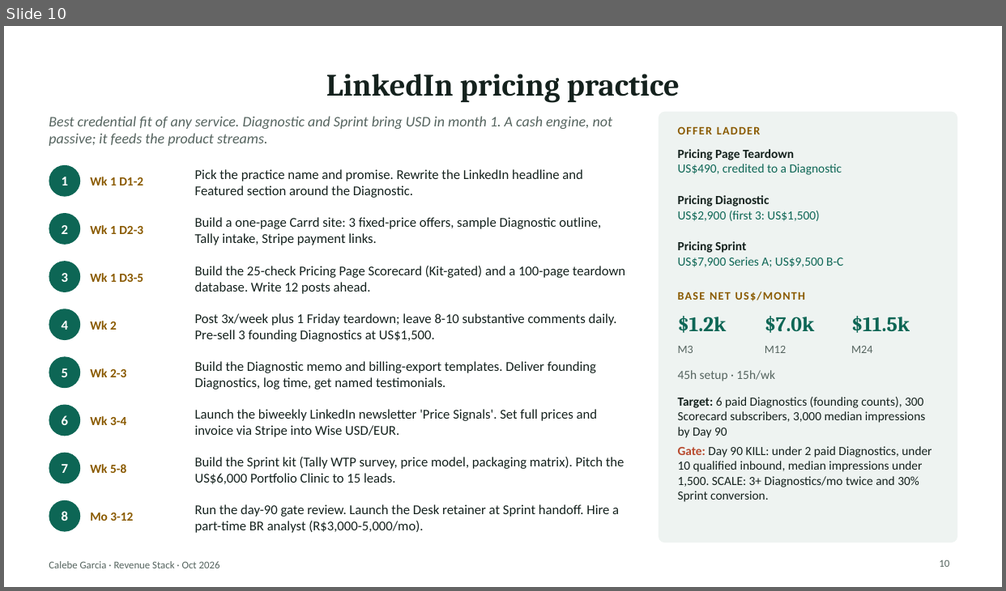
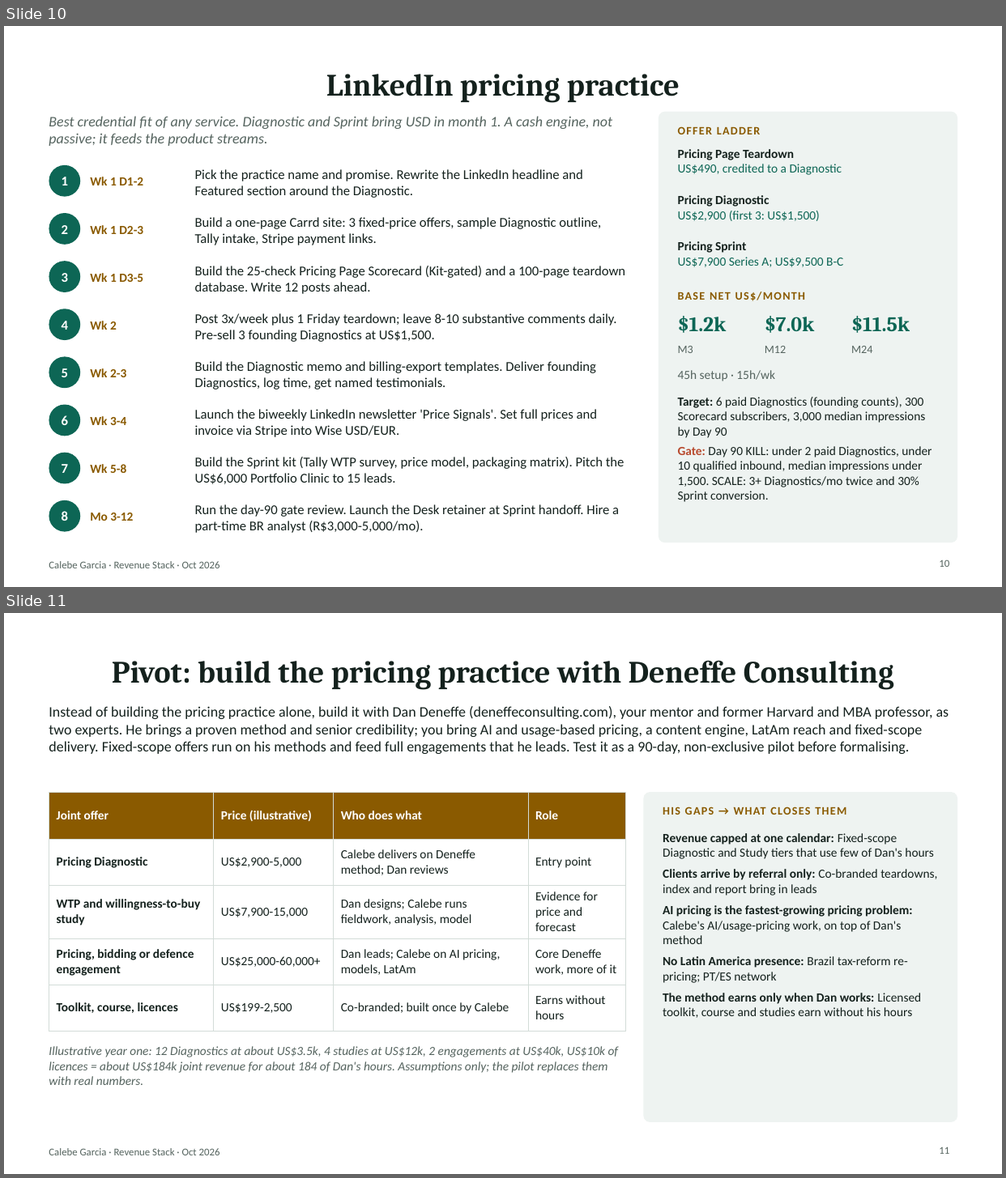
Before and after one commit to algarcalebe-web/legendary-bassoon, a slide deck: research/Calebe_Revenue_Stack_Plan.pptx. Shown one above the other, each under a label of ours: slide 10 before the commit, slides 10 and 11 after it. The pictures are 1006x591 and 1006x1178 pixels, drawn with LibreOffice and Linux fonts; fonts in the diff are those of the drawing. Boxes give left, top, right and bottom in pixels: in the first picture for what was removed or moved away, otherwise in the second. Text is boxed around its words. In the diff, an @@ line names an element or a change of style, - is before the commit and + after.

```diff
--- a/research/Calebe_Revenue_Stack_Plan.pptx
+++ b/research/Calebe_Revenue_Stack_Plan.pptx
@@ slide 11 added at (x1=4, y1=613, x2=1002, y2=1174), background #FFFFFF; not listed: 1 template element that a slide beside it also shows @@
@@ title added at (x1=112, y1=660, x2=894, y2=690), 30 pt, text #14211D, bold @@
+Pivot: build the pricing practice with Deneffe Consulting
@@ text added at (x1=49, y1=706, x2=949, y2=754), 14 pt, text #14211D @@
+Instead of building the pricing practice alone, build it with Dan Deneffe (deneffeconsulting.com), your mentor and former Harvard and MBA professor, as two experts. He brings a proven method and senior credibility; you bring AI and usage-based pricing, a content engine, LatAm reach and fixed-scope delivery. Fixed-scope offers run on his methods and feed full engagements that he leads. Test it as a 90-day, non-exclusive pilot before formalising.
@@ table added at (x1=49, y1=793, x2=625, y2=1023), 5 rows, 4 columns @@
+Joint offer | Price (illustrative) | Who does what | Role
+Pricing Diagnostic | US$2,900-5,000 | Calebe delivers on Deneffe method; Dan reviews | Entry point
+WTP and willingness-to-buy study | US$7,900-15,000 | Dan designs; Calebe runs fieldwork, analysis, model | Evidence for price and forecast
+Pricing, bidding or defence engagement | US$25,000-60,000+ | Dan leads; Calebe on AI pricing, models, LatAm | Core Deneffe work, more of it
+Toolkit, course, licences | US$199-2,500 | Co-branded; built once by Calebe | Earns without hours
@@ rounded rectangle added at (x1=644, y1=793, x2=957, y2=1122), fill #EEF3F1, outline #EEF3F1 1 pt @@
@@ text added at (x1=663, y1=807, x2=846, y2=815), 11 pt, text #8A5A00, bold @@
+HIS GAPS → WHAT CLOSES THEM
@@ text added at (x1=663, y1=833, x2=937, y2=1018), 12 pt, text #14211D @@
+Revenue capped at one calendar: Fixed-scope Diagnostic and Study tiers that use few of Dan's hours
+Clients arrive by referral only: Co-branded teardowns, index and report bring in leads
+AI pricing is the fastest-growing pricing problem: Calebe's AI/usage-pricing work, on top of Dan's method
+No Latin America presence: Brazil tax-reform re-pricing; PT/ES network
+The method earns only when Dan works: Licensed toolkit, course and studies earn without his hours
@@ text added at (x1=49, y1=1046, x2=619, y2=1085), 12 pt, text #55645F, italic @@
+Illustrative year one: 12 Diagnostics at about US$3.5k, 4 studies at US$12k, 2 engagements at US$40k, US$10k of licences = about US$184k joint revenue for about 184 of Dan's hours. Assumptions only; the pilot replaces them with real numbers.
@@ page number added at (x1=939, y1=1148, x2=949, y2=1154), 10 pt, text #55645F @@
+11
```
Also in this commit, not shown: 1 slide changed, 1 other slide added, 4 other files.
